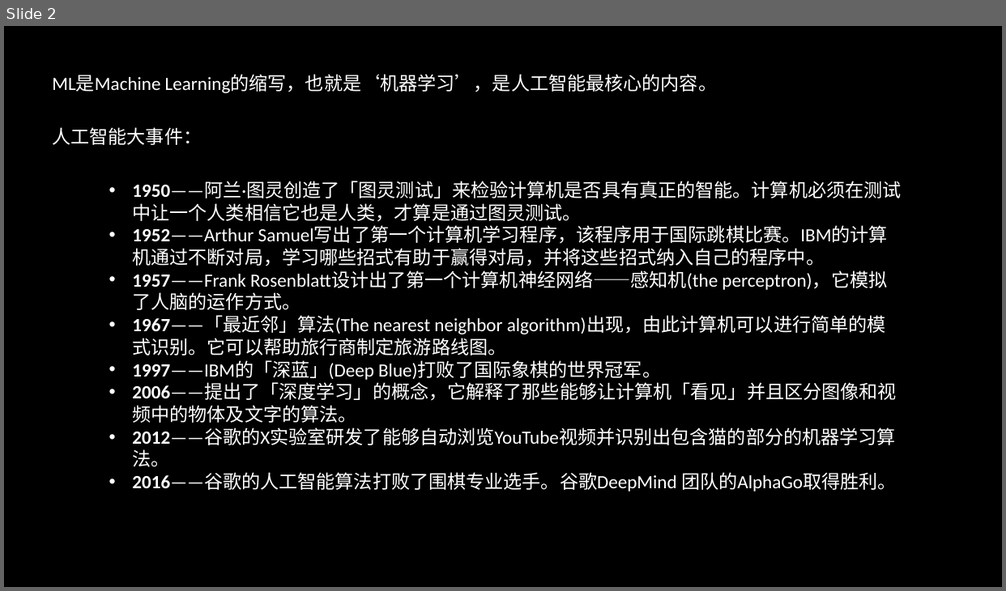
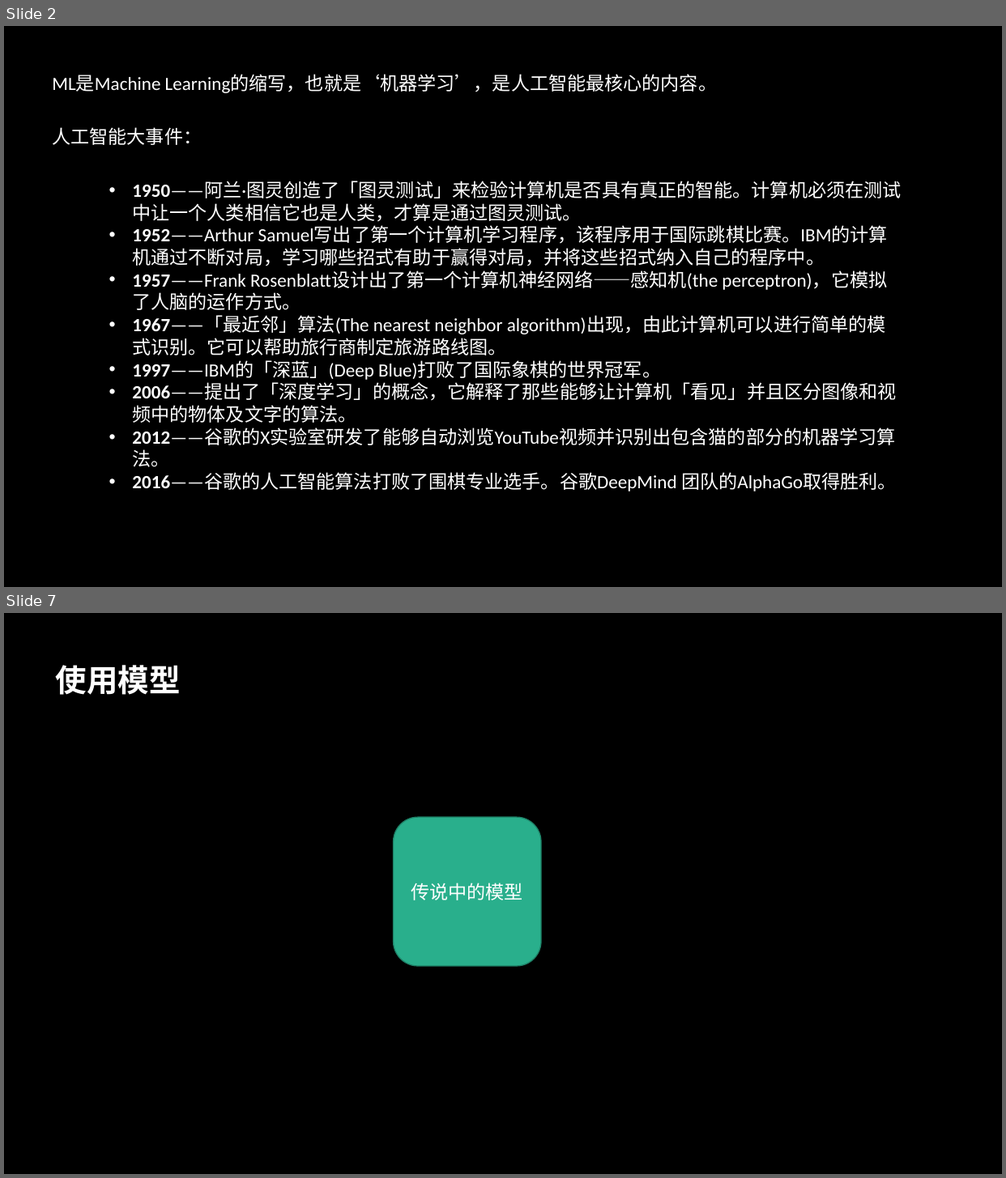
Before and after one commit to GuanyiLL/Study, a slide deck: Swift/CoreMLResearching/CoreML.pptx. Shown one above the other, each under a label of ours: slide 2 before the commit, slides 2 and 7 after it; the slides between them are not shown. The pictures are 1006x591 and 1006x1178 pixels, drawn with LibreOffice and Linux fonts; fonts in the diff are those of the drawing. Boxes give left, top, right and bottom in pixels: in the first picture for what was removed or moved away, otherwise in the second. Text is boxed around its words. In the diff, an @@ line names an element or a change of style, - is before the commit and + after.

```diff
--- a/Swift/CoreMLResearching/CoreML.pptx
+++ b/Swift/CoreMLResearching/CoreML.pptx
@@ slide 7 added at (4,613,1002,1174), background #000000 @@
@@ text added at (56,665,181,695), 30 pt, text #FFFFFF, bold @@
+使用模型
@@ rounded rectangle added at (394,817,542,966), fill #29AF8C, outline #1E8168 1 pt, 18 pt, text #FFFFFF @@
+传说中的模型
```
Also in this commit, not shown: 7 other slides added, 1 slide removed.
